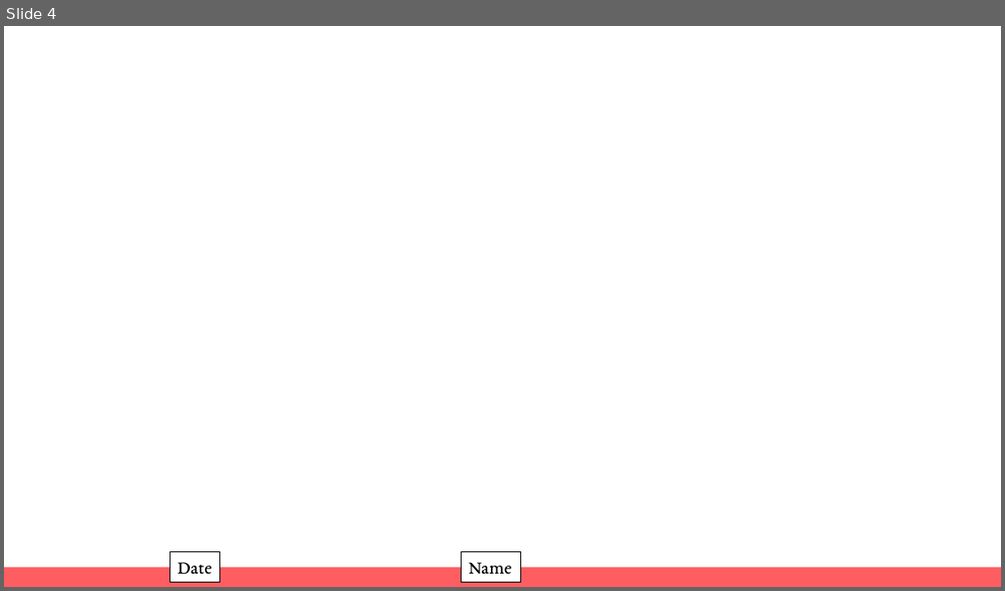
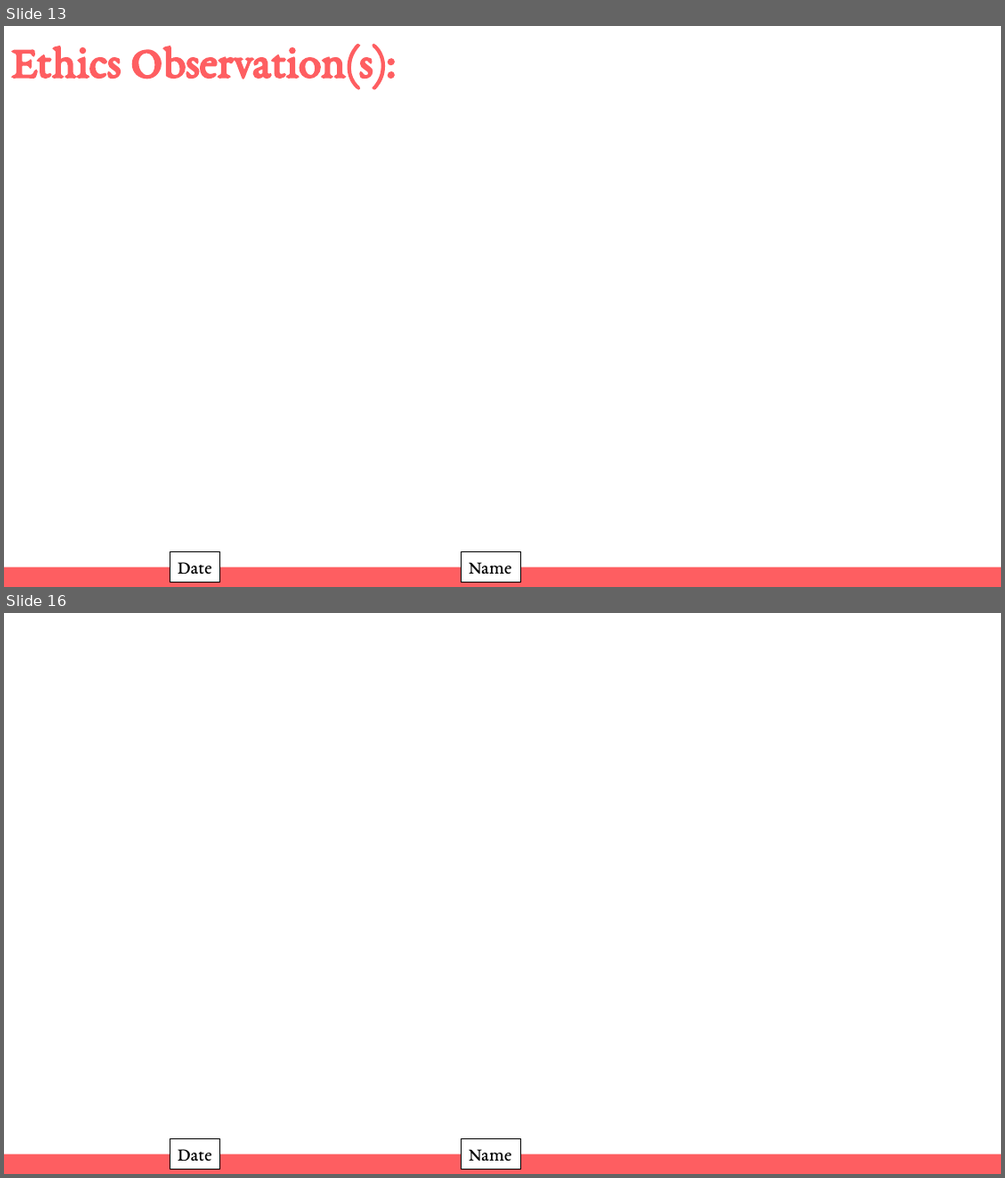
Before and after one commit to WManison/WManison.github.io, a slide deck: docs/CS3300 – Introduction to Software Engineering - Final.pptx. Shown one above the other, each under a label of ours: slide 4 before the commit, slides 13 and 16 after it; the slides between them are not shown. The pictures are 1005x591 and 1005x1178 pixels, drawn with LibreOffice and Linux fonts; fonts in the diff are those of the drawing. Boxes give left, top, right and bottom in pixels: in the first picture for what was removed or moved away, otherwise in the second. Text is boxed around its words. In the diff, an @@ line names an element or a change of style, - is before the commit and + after.

```diff
--- a/docs/CS3300 – Introduction to Software Engineering - Final.pptx
+++ b/docs/CS3300 – Introduction to Software Engineering - Final.pptx
@@ slide 13 added at (4, 26, 1001, 587), background #FFFFFF @@
@@ title added at (11, 44, 396, 88), 44 pt, text #FE5E61, bold @@
+Ethics Observation(s):
@@ rectangle added at (170, 552, 220, 581), fill #FFFFFF, outline #000000 0.75 pt, 18 pt, text #000000 @@
+Date
@@ rectangle added at (461, 552, 521, 581), fill #FFFFFF, outline #000000 0.75 pt, 18 pt, text #000000 @@
+Name
@@ rectangle added at (4, 566, 1001, 587), fill #FE5E61 @@
@@ what was slide 4 is now slide 16 @@
```
Also in this commit, not shown: 13 other slides added, 1 slide removed.
